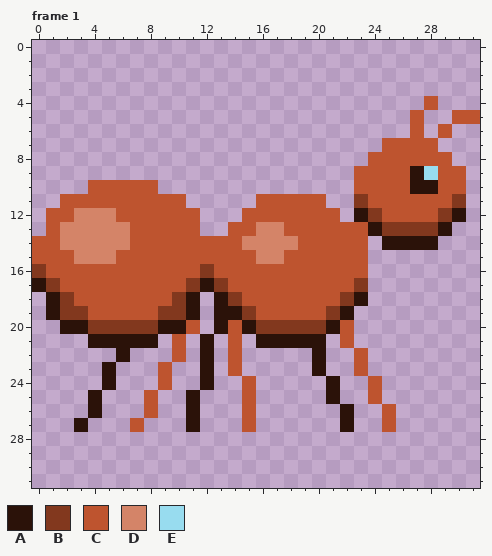
One commit to this pixel-art file: assets/images/aseprites/fourmi_rouge.aseprite. That is the earlier state.
32x32 pixels, 1 frame. Shown: frame 1. The commit also changed other frames, which this record leaves out.
Palette (. is transparent): A #2b1209  B #82381e  C #be542f  D #d48468  E #98dcef
New version:
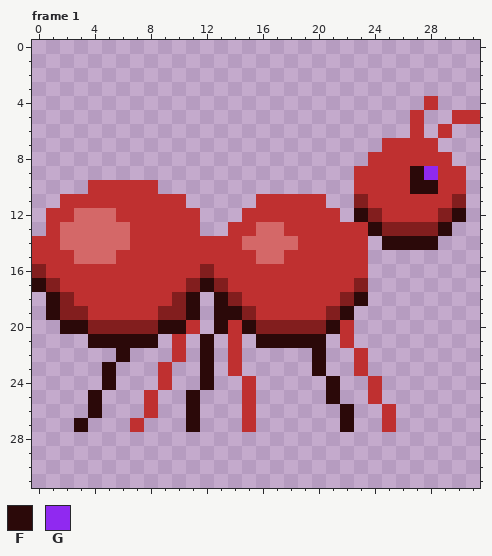
Colours new in this view: F #2b0909  G #9029f0
Change:
{"colour":"B","old":"#82381e","new":"#821e1e"}
{"colour":"C","old":"#be542f","new":"#bf3030"}
{"colour":"D","old":"#d48468","new":"#d46868"}
{"where": "frame 1"}
{"frame":1,"y":9,"x":27,"old":"AE","new":"FG"}
{"frame":1,"y":10,"x":27,"old":"AA","new":"FF"}
{"frame":1,"y":12,"x":23,"old":"A","new":"F"}
{"frame":1,"y":12,"x":30,"old":"A","new":"F"}
{"frame":1,"y":13,"x":24,"old":"A","new":"F"}
{"frame":1,"y":13,"x":29,"old":"A","new":"F"}
{"frame":1,"y":14,"x":25,"old":"AAAA","new":"FFFF"}
{"frame":1,"y":17,"x":0,"old":"A","new":"F"}
{"frame":1,"y":17,"x":12,"old":"A","new":"F"}
{"frame":1,"y":18,"x":1,"old":"A","new":"F"}
{"frame":1,"y":18,"x":11,"old":"A","new":"F"}
{"frame":1,"y":18,"x":13,"old":"A","new":"F"}
{"frame":1,"y":18,"x":23,"old":"A","new":"F"}
{"frame":1,"y":19,"x":1,"old":"A","new":"F"}
{"frame":1,"y":19,"x":11,"old":"A","new":"F"}
{"frame":1,"y":19,"x":13,"old":"AA","new":"FF"}
{"frame":1,"y":19,"x":22,"old":"A","new":"F"}
{"frame":1,"y":20,"x":2,"old":"AA","new":"FF"}
{"frame":1,"y":20,"x":9,"old":"AA","new":"FF"}
{"frame":1,"y":20,"x":13,"old":"A","new":"F"}
{"frame":1,"y":20,"x":15,"old":"A","new":"F"}
{"frame":1,"y":20,"x":21,"old":"A","new":"F"}
{"frame":1,"y":21,"x":4,"old":"AAAAA","new":"FFFFF"}
{"frame":1,"y":21,"x":12,"old":"A","new":"F"}
{"frame":1,"y":21,"x":16,"old":"AAAAA","new":"FFFFF"}
{"frame":1,"y":22,"x":6,"old":"A","new":"F"}
{"frame":1,"y":22,"x":12,"old":"A","new":"F"}
{"frame":1,"y":22,"x":20,"old":"A","new":"F"}
{"frame":1,"y":23,"x":5,"old":"A","new":"F"}
{"frame":1,"y":23,"x":12,"old":"A","new":"F"}
{"frame":1,"y":23,"x":20,"old":"A","new":"F"}
{"frame":1,"y":24,"x":5,"old":"A","new":"F"}
{"frame":1,"y":24,"x":12,"old":"A","new":"F"}
{"frame":1,"y":24,"x":21,"old":"A","new":"F"}
{"frame":1,"y":25,"x":4,"old":"A","new":"F"}
{"frame":1,"y":25,"x":11,"old":"A","new":"F"}
{"frame":1,"y":25,"x":21,"old":"A","new":"F"}
{"frame":1,"y":26,"x":4,"old":"A","new":"F"}
{"frame":1,"y":26,"x":11,"old":"A","new":"F"}
{"frame":1,"y":26,"x":22,"old":"A","new":"F"}
{"frame":1,"y":27,"x":3,"old":"A","new":"F"}
{"frame":1,"y":27,"x":11,"old":"A","new":"F"}
{"frame":1,"y":27,"x":22,"old":"A","new":"F"}
{"label":"changed","picture_box":[32,96,480,432]}
